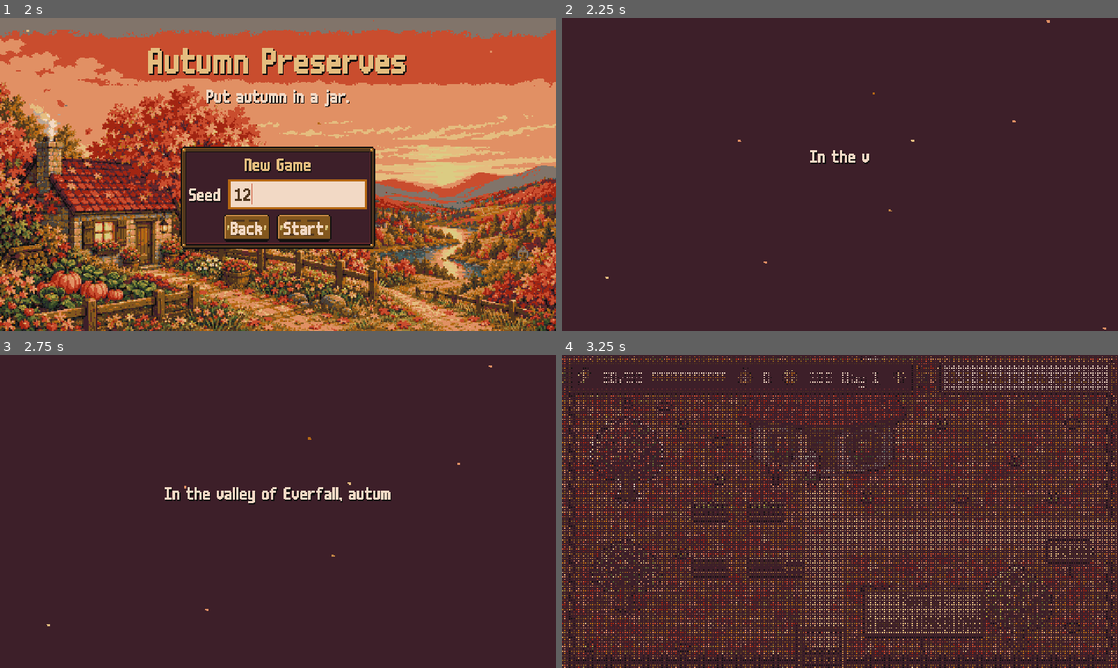
Above: before the commit, frames 1-4 (two rows, left to right).
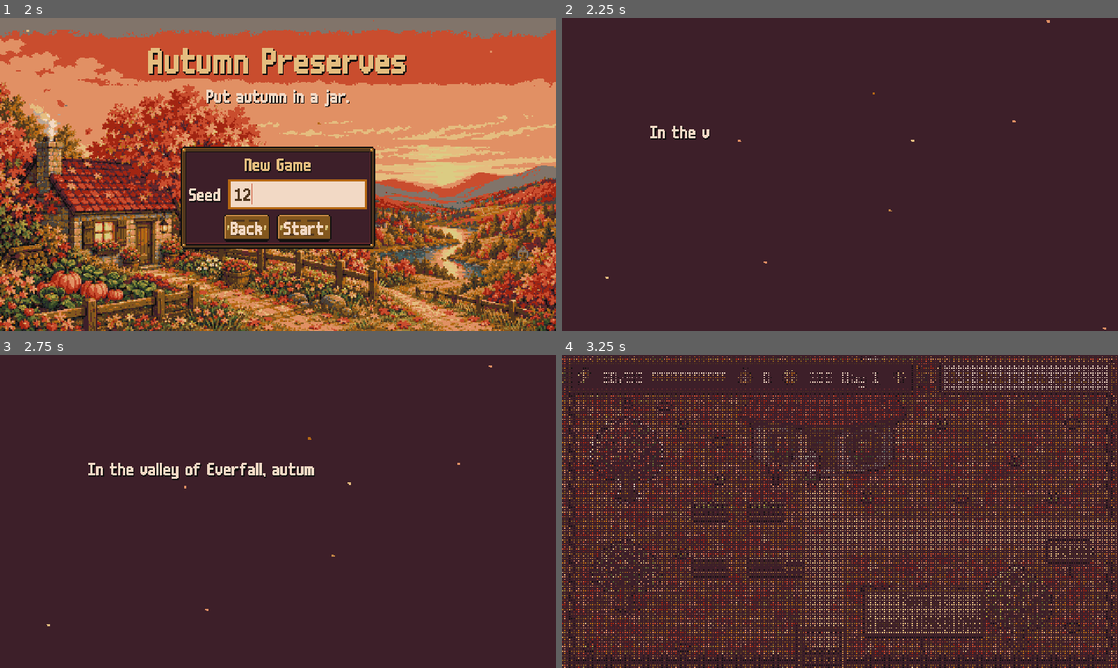
Above: after the commit, the same moments.

Repository: izzetemredemir/autumn-preserves
Game: Godot game, scene res://scenes/title/title.tscn
Same seed, same stepped clock (60 frames per second), same inputs: the game is played once before the commit and once after it.
Inputs (mouse positions are in pixels of both pictures, inside the frame that each line leads up to):
- Up to frame 1 (2 s): click "New Game" at 0.5 s; click (300, 193) at 1.27 s; type "12" at 1.35 s
- Up to frame 2 (2.25 s): click "Start" at 2 s
- Up to frame 3 (2.75 s): no input
- Up to frame 4 (3.25 s): tap Enter (ui_accept) at 2.75 s; drag from (840, 511) to (895, 442) at 2.77 s

Frame 1 is identical in both runs. In frame 2, 0.5% of the frame differs, in the area x 15-56%, y 34-47%; in frame 3, 2.1%, in the area x 15-71%, y 34-48%; in frame 4, nothing differs.

Commit message:
fix(ui): premise text keeps its full layout while it types in

Diff:
--- a/game/ui/premise/premise.gd
+++ b/game/ui/premise/premise.gd
@@ -39,6 +39,7 @@
 		l.autowrap_mode = TextServer.AUTOWRAP_WORD_SMART
 		l.horizontal_alignment = HORIZONTAL_ALIGNMENT_CENTER
 		l.custom_minimum_size = Vector2(TEXT_WIDTH, 0)
+		l.visible_characters_behavior = TextServer.VC_CHARS_AFTER_SHAPING  # lay out the full text, reveal without reflow
 		l.visible_characters = 0
 		box.add_child(l)
 		_labels.append(l)
